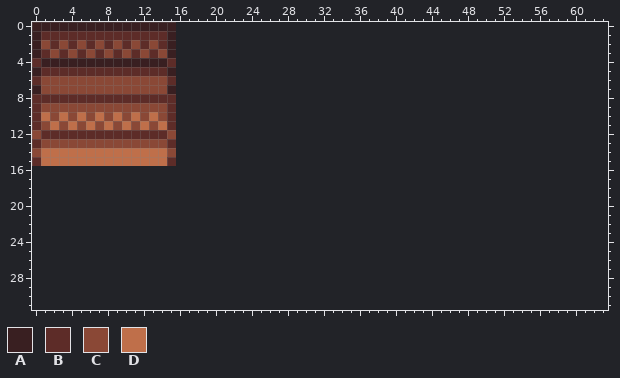
A pixel-art file gets an edit: aseprite/household_objects.aseprite. Above, as it was before the edit.
16x16 pixels, 1 frame. The old version is drawn lined up with the new one, on the new canvas.
Palette (. is transparent): A #391f21  B #5d2c28  C #8a4836  D #bf6f4a
Pixels before, first column x 0:
 0 AAAAAAAAAAAAAAAA
 1 ABBBBBBBBBBBBBBA
 2 ACBCBCBCBCBCBCBA
 3 ABCBCBCBCBCBCBCA
 4 BAAAAAAAAAAAAAAB
 5 ABBBBBBBBBBBBBBA
 6 BCCCCCCCCCCCCCCB
 7 ACCCCCCCCCCCCCCA
 8 BBBBBBBBBBBBBBBB
 9 BCCCCCCCCCCCCCCB
10 BDCDCDCDCDCDCDCB
11 BCDCDCDCDCDCDCDB
12 CBBBBBBBBBBBBBBC
13 BCCCCCCCCCCCCCCB
14 CDDDDDDDDDDDDDDC
15 BDDDDDDDDDDDDDDB
Once edited:
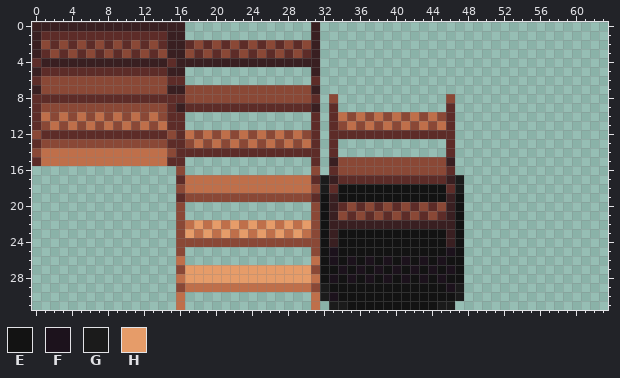
Colours new in this view: E #131313  F #1c121c  G #1b1b1b  H #e69c69
Edits made:
canvas 16x16 -> 64x32
Colour A now appears in rows 0 to 3 at x 16 and 31; in row 4 at x 16 to 31; in row 5 at x 16 and 31; in row 7 at x 16 and 31; in row 9 at x 16 and 31; in row 15 at x 33 and 46.
Colour A now appears in row 17 at x 33 and 46; in rows 19 to 21 at x 33 and 46; in row 22 at x 33 to 46; in rows 23 to 24 at x 33 and 46.
Colour B now appears in row 2 at x 17, 19, 21, 23, 25, 27 and 29; in row 3 at x 18, 20, 22, 24, 26, 28 and 30; in row 6 at x 16 and 31; in row 8 at x 16 and 31; in row 9 at x 17 to 30, 33 and 46; in rows 10 to 11 at x 16, 31, 33 and 46.
Colour B now appears in row 12 at x 16, 31 and 33 to 46; in row 13 at x 16, 31, 33 and 46; in row 14 at x 16 to 31, 33 and 46; in row 15 at x 16 and 31; in row 16 at x 33 and 46; in row 17 at x 16, 31 and 34 to 45.
Colour B now appears in row 18 at x 33 and 46; in row 19 at x 16 and 31; in row 20 at x 34, 36, 38, 40, 42 and 44; in row 21 at x 35, 37, 39, 41, 43 and 45.
Colour C now appears in row 2 at x 18, 20, 22, 24, 26, 28 and 30; in row 3 at x 17, 19, 21, 23, 25, 27 and 29; in row 7 at x 17 to 30; in row 8 at x 17 to 30, 33 and 46; in row 10 at x 35, 37, 39, 41, 43 and 45; in row 11 at x 34, 36, 38, 40, 42 and 44.
Colour C now appears in row 12 at x 18, 20, 22, 24, 26, 28 and 30; in row 13 at x 17, 19, 21, 23, 25, 27 and 29; in row 15 at x 34 to 45; in row 16 at x 16, 31 and 34 to 45; in row 18 at x 16 and 31; in row 19 at x 17 to 30.
Colour C now appears in row 20 at x 16, 31, 35, 37, 39, 41, 43 and 45; in row 21 at x 16, 31, 34, 36, 38, 40, 42 and 44; in rows 22 to 23 at x 16 and 31; in row 24 at x 16 to 31; in row 25 at x 16 and 31; in row 27 at x 16 and 31.
Colour C now appears in row 29 at x 16 and 31.
Colour D now appears in row 10 at x 34, 36, 38, 40, 42 and 44; in row 11 at x 35, 37, 39, 41, 43 and 45; in row 12 at x 17, 19, 21, 23, 25, 27 and 29; in row 13 at x 18, 20, 22, 24, 26, 28 and 30; in rows 17 to 18 at x 17 to 30; in row 22 at x 17, 19, 21, 23, 25, 27 and 29.
Colour D now appears in row 23 at x 18, 20, 22, 24, 26, 28 and 30; in row 26 at x 16 and 31; in row 28 at x 16 and 31; in row 29 at x 17 to 30; in rows 30 to 31 at x 16 and 31.
Colour E now appears in row 18 at x 34 to 45; in row 19 at x 32, 34 to 45 and 47; in rows 20 to 22 at x 32 and 47; in rows 23 to 25 at x 32, 34 to 45 and 47; in row 26 at x 32, 34, 36, 38, 40, 42, 44 and 46 to 47; in row 27 at x 32 to 33, 35, 37, 39, 41, 43, 45 and 47.
Colour E now appears in row 28 at x 32, 34, 36, 38, 40, 42, 44 and 46 to 47; in row 29 at x 33 to 45; in row 30 at x 34 to 46; in row 31 at x 35 to 44.
Colour F now appears in row 25 at x 33 and 46; in row 26 at x 33, 35, 37, 39, 41, 43 and 45; in row 27 at x 34, 36, 38, 40, 42, 44 and 46; in row 28 at x 33, 35, 37, 39, 41, 43 and 45; in row 29 at x 46; in row 30 at x 33.
Colour G now appears in rows 17 to 18 at x 32 and 47; in rows 29 to 30 at x 32 and 47; in row 31 at x 33 to 34 and 45 to 46.
Colour H now appears in row 22 at x 18, 20, 22, 24, 26, 28 and 30; in row 23 at x 17, 19, 21, 23, 25, 27 and 29; in rows 27 to 28 at x 17 to 30.
Where, in picture pixels (left, top, right, bottom), the same in both pictures:
added: (176, 22, 464, 310)
